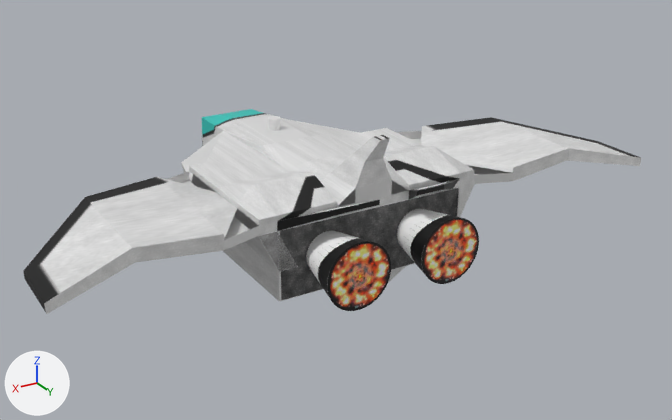
The OBJ model Application/assets/models/spaceShip/spaceShip.obj: old version first, new version second.
Camera for both pictures: a camera (50 mm lens) standing at (11.06, 17.86, 9.31) and looking at (-0.83, -1.95, -0.6). The axes (+X, +Y, +Z) are drawn at lower left. The lights are the same throughout. Where no turn or scale is listed for an object, it has been applied to the vertices. Vertices at the same position are counted once.

The first picture shows 'Spacecraft_Cube', 'Thruster1_Cylinder', 'Thruster2_Cylinder.001'.
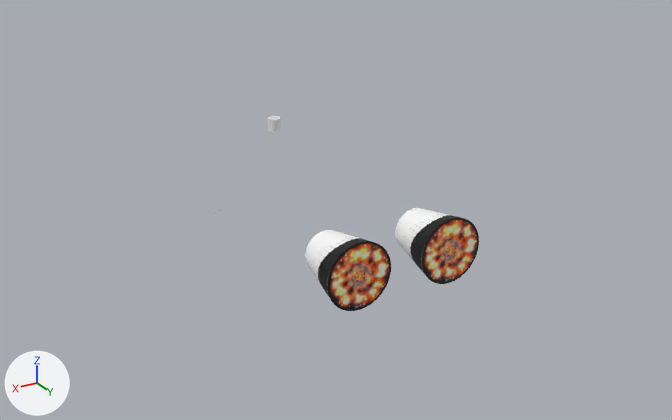
Commit message: fix emitTexture SpaceCraft

Boxes [x1, y1, x2, y2] around the edits, measured in the pictures (672 x 420 px; the box of a moved part takes in the faces that stretch with it):
'Spacecraft_Cube', surface changed, reshaped (white to grey)
    both: [23, 109, 641, 314]
part 1 of me_spacecraft_cube, moved or reshaped
    both: [181, 131, 257, 281]
part 2 of me_spacecraft_cube, moved or reshaped
    before: [249, 217, 337, 302]
    after: [249, 217, 337, 297]
part 3 of me_spacecraft_cube, moved or reshaped
    both: [406, 184, 474, 266]

The change, as a list of edits to the scene's bpy script:
```text
Add img_space_ship_textura_emit_png:
    img_space_ship_textura_emit_png = load_image('space ship textura_emit.png', 'space ship textura_emit.png', 1, 1, 'sRGB')
Change mat_spacecraftmaterial:
    where n0 = _N.new('ShaderNodeBsdfPrincipled'); n0.name = 'Principled BSDF'
    n0.inputs[2].default_value: 0.526 -> 0.763  # 'Roughness'
    add n0.inputs[4].default_value = 0.0  # 'Alpha'
    add n0.inputs[28].default_value = 1.0  # 'Emission Strength'
    add n3 = _N.new('ShaderNodeTexImage'); n3.name = 'Image Texture.001'
    add n3.image = img_space_ship_textura_emit_png
    add _L.new(n3.outputs[0], n0.inputs[27])  # 'Color' to 'Emission Color'
Change me_spacecraft_cube:
    used by ob_spacecraft_cube; location = (0.0, 0.0, 0.0)
    verts and faces of me_spacecraft_cube; kept vertices keep their numbers, new ones are numbered from 285
    before: 1 (1.0, -2.1, -1.0), 8 (1.0, -4.3, -1.0), 21 (2.5, -2.1, -1.0), 26 (2.5, -2.9, -1.0), 227 (2.5, -3.8, -0.6)
    before: 228 (1.0, -3.7, -1.0), 229 (1.0, -4.4, 1.1), 231 (1.4, -4.9, -0.5), 232 (0.9, -4.9, -0.7), 247 (2.5, -4.0, -0.3)
    before: 20 (2.5, 1.1, -1.0) at pixel (279, 301), 241 (2.0, 1.1, -0.2) at pixel (297, 266), 242 (2.5, 1.1, -0.2) at pixel (279, 271)
    before: 24 (-2.5, 1.1, -1.0), 252 (-2.0, 1.1, -0.2), 256 (-2.5, 1.1, -0.2)
    remove me_spacecraft_cube.from_pydata(...)  # 285 vertices, 277 faces; spans x -7.8..7.9, y -8.7..2.1, z -1.3..2.6
    add me_spacecraft_cube.from_pydata(...)  # 286 vertices, 277 faces; spans x -7.8..7.9, y -8.7..2.1, z -1.3..2.6
    me_spacecraft_cube part 1
    add delete_faces([(227, 231, 232, 228)])
    add verts[1] = (1.0, -0.7, -1.0)  # moved
    add verts[21] = (2.5, -0.7, -1.0)  # moved, pixel (244, 270)
    add verts[8] = (1.0, -4.6, -1.0)  # moved
    add verts[26] = (2.5, -4.0, -1.0)  # moved
    add verts[227] = (2.5, -4.0, -1.0)  # moved
    add verts[229] = (1.0, -4.7, 0.7)  # moved
    add verts[247] = (2.5, -2.3, -0.3)  # moved
    add verts[228] = (2.5, -3.7, -0.6)  # moved
    add verts[285] = (1.0, -4.6, -1.0)
    add faces += [(227, 231, 232, 285)]
    me_spacecraft_cube part 2
    add verts[20] = (2.5, 0.9, -1.0)  # moved, pixel (273, 296)
    add verts[241] = (2.0, 1.0, -0.2)  # moved
    add verts[242] = (2.5, 1.0, -0.2)  # moved, pixel (276, 269)
    me_spacecraft_cube part 3
    add for i in [24, 252, 256]: verts[i] += (0.0, -0.1, 0.0)
```
